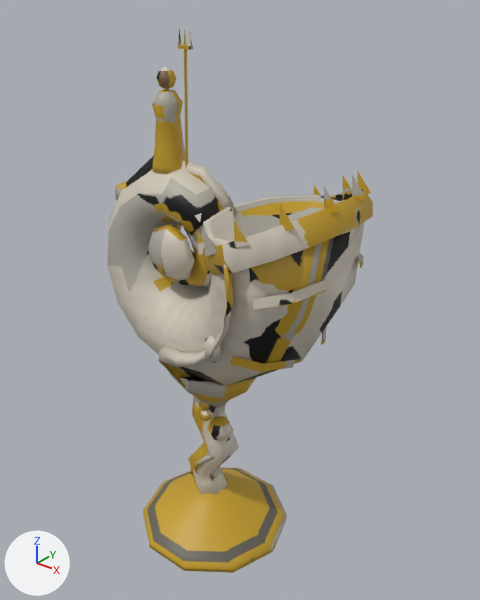
An edit to the FBX model Assets/Models/ArtBible/Items/Powder/NautilusCup/NautilusCup.fbx, drawn before and after from the same camera.
Before and after are seen from a 50 mm camera at (0.256, -0.289, 0.371) aimed at (0.015, 0.013, 0.184). Every picture has the same lights, and +X, +Y and +Z are marked at lower left. The older version comes first.

Names of what the first picture shows: 'NautilusCup'.
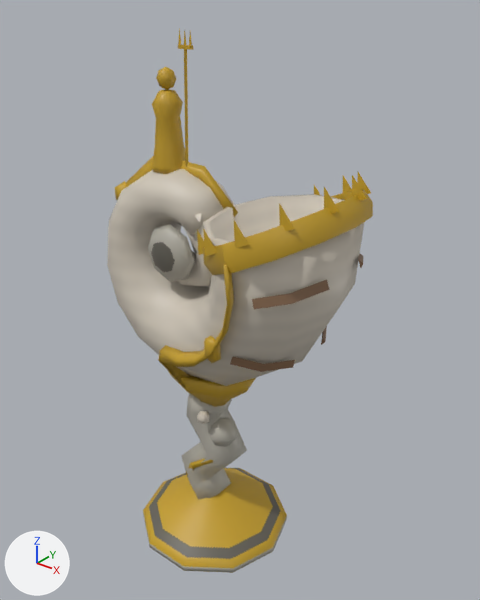
Diff of the bpy script that builds the scene:
```diff
--- a/Assets/Models/ArtBible/Items/Powder/NautilusCup/NautilusCup.fbx.py
+++ b/Assets/Models/ArtBible/Items/Powder/NautilusCup/NautilusCup.fbx.py
@@ me_nautiluscup @@
 me_nautiluscup.from_pydata(...)  # 801 vertices, 820 faces; spans x -0.087..0.101, y -0.058..0.058, z 0.0..0.346
 # used by ob_nautiluscup; location = (0.0, 0.0, 0.0)
+# me_nautiluscup part 1: the loose piece of 20 vertices spanning x 0.001..0.019, y -0.013..0.005, z 0.082..0.099 is scaled about its middle by (1.2, 1.22, 1.18), then moved by (0.002, 0.0, -0.002)
+# me_nautiluscup part 2: the loose piece of 12 vertices spanning x 0.002..0.01, y -0.016..-0.009, z 0.1..0.109 is moved by (0.0, -0.003, 0.0)
+# me_nautiluscup part 3: the loose piece of 9 vertices spanning x -0.014..0.011, y -0.014..-0.007, z 0.039..0.072 is scaled about its middle by (1.23, 1.16, 1), then moved by (-0.001, -0.003, 0.0)
+# me_nautiluscup part 4: 54 of 801 vertices moved; they spanned x -0.019..0.019, y -0.013..0.013, z 0.021..0.115 and now span x -0.025..0.025, y -0.016..0.016, z 0.019..0.117; mean shift (0.0, 0.0, 0.0); largest move (0.019, -0.006, 0.071) -> (0.025, -0.008, 0.071)
+# me_nautiluscup part 5: 736 kept faces spanning x -0.087..0.101, y -0.058..0.058, z 0.0..0.346 get new texture (UV) coordinates
 me_nautiluscup.materials.append(mat_nautiluscup)
```

Where the change shows, as pixel boxes (x1, y1, x2, y2) in the pictures (480 x 600 px; the box of a moved part takes in the faces that stretch with it):
part 1 of me_nautiluscup, moved or reshaped
    before: (207, 416, 233, 441)
    after: (209, 418, 239, 447)
part 2 of me_nautiluscup, moved or reshaped
    before: (201, 410, 212, 421)
    after: (197, 411, 209, 424)
part 3 of me_nautiluscup, moved or reshaped
    before: (191, 454, 214, 477)
    after: (186, 458, 213, 475)
part 4 of me_nautiluscup, moved or reshaped
    before: (188, 396, 239, 495)
    after: (182, 394, 247, 500)
part 5 of me_nautiluscup, surface changed
    both: (107, 28, 372, 573)
